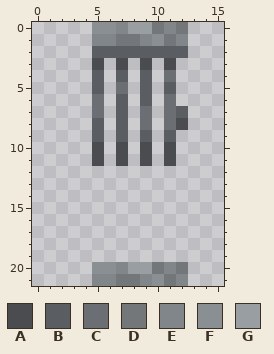
Pixel-art sprite -- art/export_tiles/gateOpened_v0.png. Above: the version before the commit.
The file is 16x22 pixels.
Palette (. is transparent): A #4a4c4f  B #5a5d61  C #6b6e73  D #73777a  E #81868a  F #8a8f94  G #999ea3
After the commit:
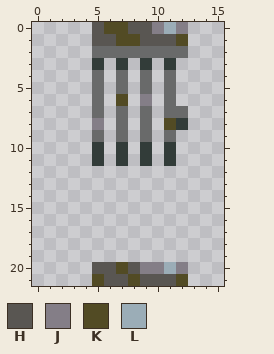
Colours new in this view: H #595652  J #847e87  K #524b24  L #9badb7
The exact change:
Colour A changes from #4a4c4f to #323c39.
Colour B changes from #5a5d61 to #696a6a.
The edit turns colour C into colour B in row 4 at x 11; in row 5 at x 7; in row 6 at x 5 and 11; in row 7 at x 5, 9 and 11; in row 8 at x 9.
The edit turns colour D into colour H in row 1 at x 11; in row 21 at x 7 and 11.
The edit turns colour E into colour H in row 1 at x 5 to 6 and 9; in row 21 at x 6 and 9.
The edit turns colour F into colour H in row 0 at x 5; in row 1 at x 10; in row 20 at x 5 to 6; in row 21 at x 10.
The edit turns colour G into colour H in row 0 at x 8 to 9; in row 20 at x 8.
The edit turns colour B into colour J in row 6 at x 9; in row 8 at x 5.
The edit turns colour D into colour J in row 0 at x 10 and 12; in row 20 at x 10 and 12.
The edit turns colour G into colour J in row 20 at x 9.
The edit turns colour B into colour K in row 6 at x 7.
The edit turns colour C into colour K in row 8 at x 11.
The edit turns colour D into colour K in row 1 at x 7 to 8; in row 21 at x 8.
The edit turns colour E into colour K in row 0 at x 7; in row 1 at x 12; in row 20 at x 7; in row 21 at x 5 and 12.
The edit turns colour F into colour K in row 0 at x 6.
The edit turns colour E into colour L in row 0 at x 11; in row 20 at x 11.
Changed places in both pictures, as pixel boxes (x1, y1, x2, y2):
changed: (92, 22, 188, 166)
changed: (92, 262, 188, 286)
